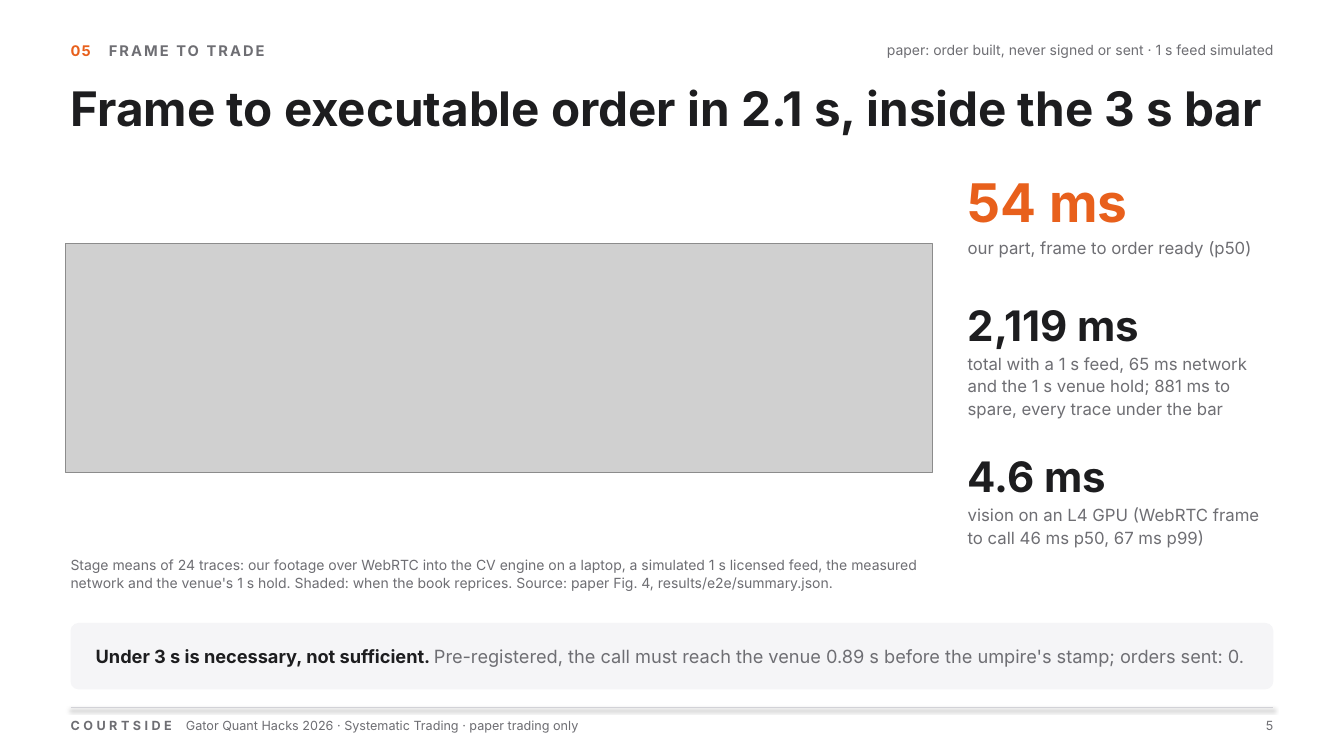
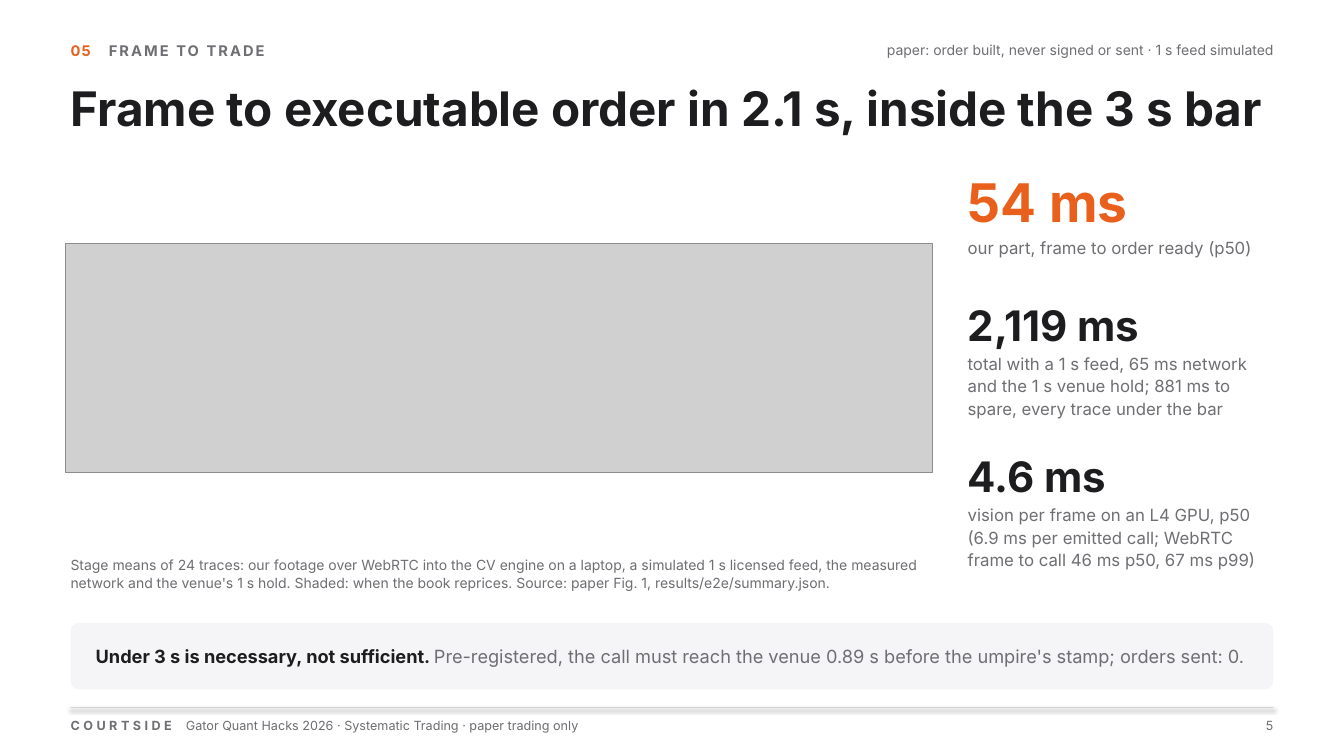
Before and after one commit to OjasMishra32/computervisionpredictivetabletennismoneymachineouuushiii, a slide deck: slide 5 of docs/deck/courtside.pptx. Drawn at 1344x756 pixels with LibreOffice and Linux fonts; fonts in the diff are those of the drawing; grey boxes stand for pictures. Boxes give left, top, right and bottom in pixels: in the first picture for what was removed or moved away, otherwise in the second. Text is boxed around its words. In the diff, an @@ line names an element or a change of style, - is before the commit and + after.

```diff
--- a/docs/deck/courtside.pptx
+++ b/docs/deck/courtside.pptx
@@ text at [968,508,1255,570]: text changed @@
-vision on an L4 GPU (WebRTC frame to call 46 ms p50, 67 ms p99)
+vision per frame on an L4 GPU, p50 (6.9 ms per emitted call; WebRTC frame to call 46 ms p50, 67 ms p99)
@@ text at [71,559,917,591]: text changed @@
-Stage means of 24 traces: our footage over WebRTC into the CV engine on a laptop, a simulated 1 s licensed feed, the measured network and the venue's 1 s hold. Shaded: when the book reprices. Source: paper Fig. 4, results/e2e/summary.json.
+Stage means of 24 traces: our footage over WebRTC into the CV engine on a laptop, a simulated 1 s licensed feed, the measured network and the venue's 1 s hold. Shaded: when the book reprices. Source: paper Fig. 1, results/e2e/summary.json.
```
Also in this commit, not shown: 13 other slides changed, 41 other files.
